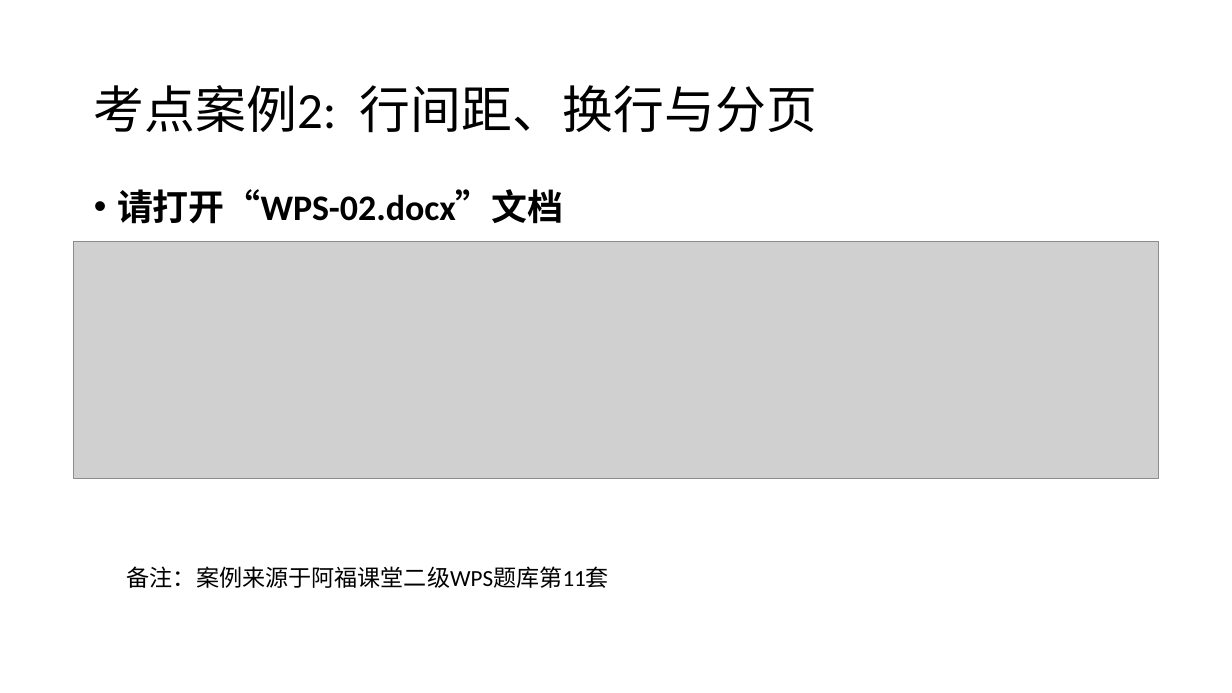
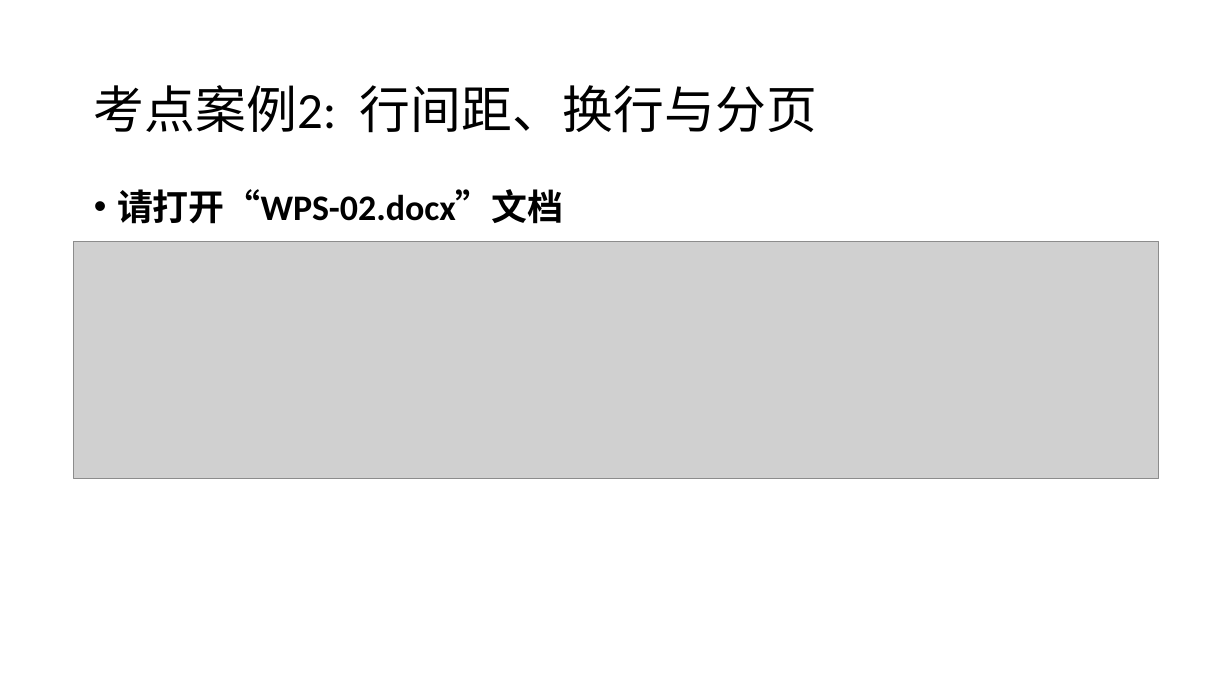
Before and after one commit to huhuiyu/ncre, a slide deck: slide 3 of wps/word/03段落考点/03段落常规考点.pptx. Drawn at 1232x693 pixels with LibreOffice and Linux fonts; fonts in the diff are those of the drawing; grey boxes stand for pictures. Boxes give left, top, right and bottom in pixels: in the first picture for what was removed or moved away, otherwise in the second. Text is boxed around its words. In the diff, an @@ line names an element or a change of style, - is before the commit and + after.

```diff
--- a/wps/word/03段落考点/03段落常规考点.pptx
+++ b/wps/word/03段落考点/03段落常规考点.pptx
@@ text removed at <box>127,566,609,588</box> @@
-备注：案例来源于阿福课堂二级WPS题库第11套
```
Also in this commit, not shown: 1 other slide changed, 15 other files.
